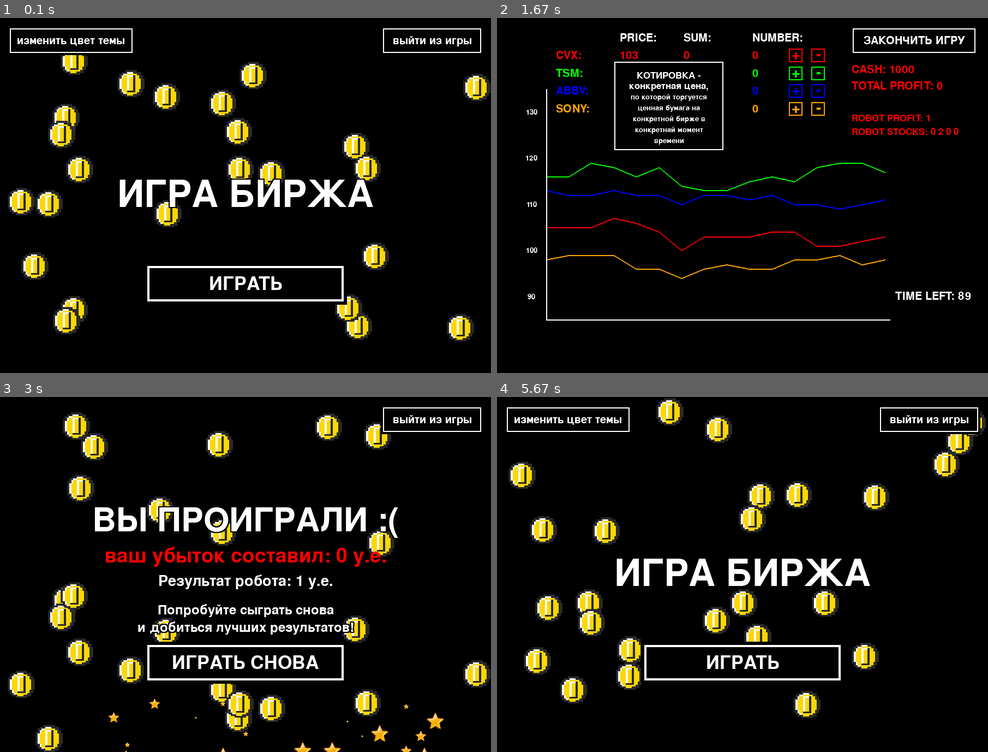
Above: before the commit, frames 1-4 (two rows, left to right).
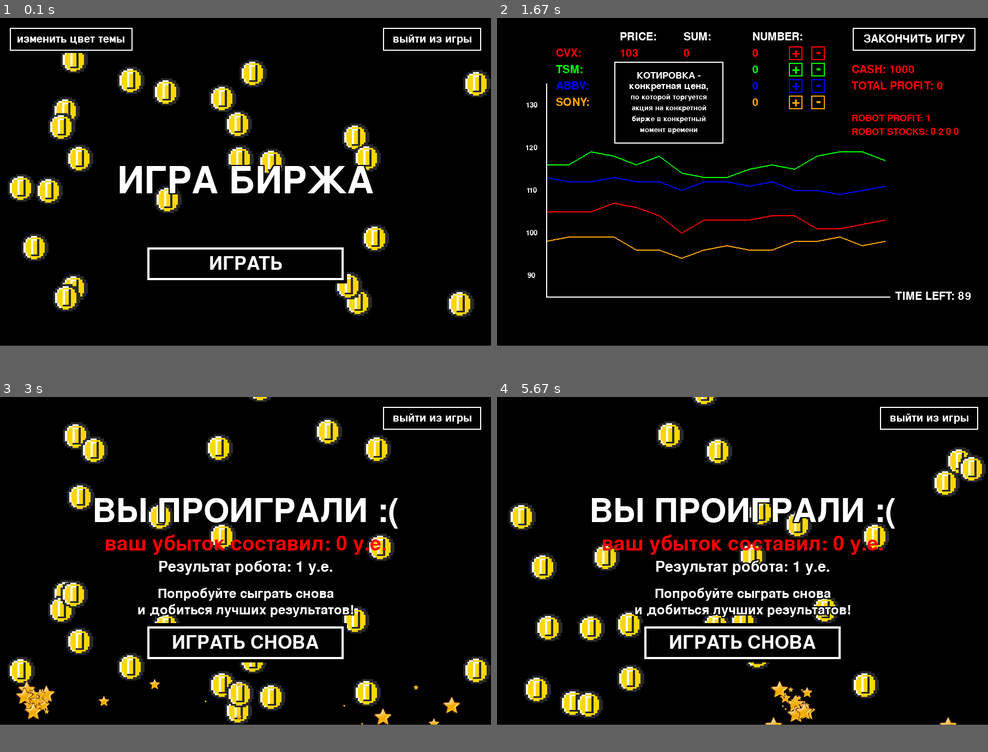
Above: after the commit, the same moments.

Repository: alicevino/project2_PyGame
Game: pygame game, started from main.py
Same seed, same stepped clock (60 frames per second), same inputs: the game is played once before the commit and once after it.
Inputs (mouse positions are in pixels of both pictures, inside the frame that each line leads up to):
- Up to frame 1 (0.1 s): no input
- Up to frame 2 (1.67 s): click "ИГРАТЬ" at 0.38 s; click "ИГРАТЬ" at 0.72 s; click "CVX:" at 1.05 s; click "103" at 1.38 s
- Up to frame 3 (3 s): click "ЗАКОНЧИТЬ ИГРУ" at 1.72 s; press the mouse at (382, 425) at 2.03 s; move the mouse to (245, 510) at 2.13 s; release the mouse at (108, 595) at 2.27 s
- Up to frame 4 (5.67 s): press the mouse at (570, 634) at 3.87 s; move the mouse to (659, 652) at 3.97 s; release the mouse at (747, 666) at 4.1 s; press the mouse at (575, 553) at 4.2 s; move the mouse to (614, 499) at 4.3 s; release the mouse at (649, 446) at 4.43 s; press the mouse at (590, 478) at 4.53 s; move the mouse to (747, 514) at 4.63 s; release the mouse at (899, 553) at 4.77 s
In our replay, the window is 900x650 before the commit and 900x600 after it. These sizes can differ from the game's own. Grey fills any space a smaller window leaves; there, only what the larger window draws over its background counts as a difference.

The runs differ from the first frame. In frame 1, 14% of the frame differs, in the area x 1-100%, y 2-92%; in frame 2, 4.7%; in frame 3, 17%; in frame 4, 21%, in the area x 2-100%, y 0-93%.

Commit message:
robot hints added

Diff:
--- a/game_window.py
+++ b/game_window.py
@@ -130,9 +130,9 @@
                     # Ход робота: простая игра на повышение
                     if not params.ROBOT[c][2] or params.ROBOT[c][2] > cur_price:
                         # если цена падает ниже ROBOT_STOP_LOSS, продаем все
-                        if params.ROBOT_USE_STOP and \
+                        if params.ROBOT_STOP_LOSS and \
                                 params.ROBOT[c][3] - cur_price > \
-                                params.ROBOT[c][3] * params.ROBOT_STOP_LOSS:
+                                params.ROBOT[c][3] * params.ROBOT_STOP_LOSS / 100:
                             params.ROBOT_CUR_CASH += params.ROBOT[c][1] * cur_price
                             params.ROBOT[c][1] = 0
                             params.ROBOT[c][3] = 0
@@ -149,9 +149,9 @@
 
                     elif params.ROBOT[c][2] < cur_price:
                         # если цена растет выше ROBOT_TAKE_PROFIT, продаем все
-                        if params.ROBOT_USE_STOP and \
+                        if params.ROBOT_TAKE_PROFIT and \
                                 cur_price - params.ROBOT[c][3] > \
-                                params.ROBOT[c][3] * params.ROBOT_TAKE_PROFIT:
+                                params.ROBOT[c][3] * params.ROBOT_TAKE_PROFIT / 100:
                             params.ROBOT_CUR_CASH += params.ROBOT[c][1] * cur_price
                             params.ROBOT[c][1] = 0
                             params.ROBOT[c][3] = 0
@@ -256,9 +256,9 @@
                 (100, 80),
                 (230, params.height * 0.14),
                 2)
-            utils.set_text('ТИКЕР - буквенный код,', params.COLOR, 0, 0, 25, (215, 105))
-            utils.set_input_text('биржевого или внебиржевого', (215, 125), 20)
-            utils.set_input_text('инструмента', (215, 145), 20)
+            utils.set_text('ТИКЕР - буквенный код', params.COLOR, 0, 0, 25, (215, 105))
+            utils.set_input_text('биржевого инструмента', (215, 125), 20)
+            utils.set_input_text('(акции)', (215, 145), 20)
 
     # печать контекстных подсказок - котировка
     def show_hint_cot(self):
@@ -270,10 +270,9 @@
             utils.set_text('КОТИРОВКА -', params.COLOR, 0, 0, 25, (315, 105))
             utils.set_text('конкретная цена,', params.COLOR, 0, 0, 25, (315, 125))
             utils.set_input_text('по которой торгуется', (315, 145), 20)
-            utils.set_input_text('ценная бумага на', (315, 165), 20)
-            utils.set_input_text('конкретной бирже в', (315, 185), 20)
-            utils.set_input_text('конкретнай момент', (315, 205), 20)
-            utils.set_input_text('времени', (315, 225), 20)
+            utils.set_input_text('акция на конкретной', (315, 165), 20)
+            utils.set_input_text('бирже в конкретный', (315, 185), 20)
+            utils.set_input_text('момент времени', (315, 205), 20)
 
     # печать времени, оставшегося до конца игры
     def draw_timer(self):
--- a/level_window.py
+++ b/level_window.py
@@ -38,6 +38,10 @@
         self.draw_levels()
         self.set_rules()
         self.show_warning()
+        self.draw_robot()
+        self.change_r_params()
+        self.show_hint_stop_loss()
+        self.show_hint_take_profit()
 
     # правила игры
     def set_rules(self):
@@ -98,3 +102,49 @@
                 pygame.draw.rect(params.screen, params.LEVEL[c][2],
                                  (params.width * 0.23 * i - params.width * 0.05 + 5, params.height * 0.75 + 5, 40 - 5 * 2, 40 - 5 * 2),
                                  0)
+
+    # отрисовка параметров робота
+    def draw_robot(self):
+        # текст
+        utils.set_input_text('параметры робота:', (params.width * 0.2, params.height * 0.86), 35)
+        utils.set_input_text('STOP LOSS:', (params.width * 0.155, params.height * 0.9275), 35)
+        utils.set_input_text(f'{params.ROBOT_STOP_LOSS}%', (params.width * 0.29, params.height * 0.9275), 35)
+        utils.set_input_text('TAKE PROFIT:', (params.width * 0.47, params.height * 0.9275), 35)
+        utils.set_input_text(f'{params.ROBOT_TAKE_PROFIT}%', (params.width * 0.61 + 5, params.height * 0.9275), 35)
+
+    # изменение параметров
+    def change_r_params(self, t=None):
+        if params.RSL:
+            pygame.draw.rect(params.screen, params.COLOR, (params.width * 0.29 - 40, params.height * 0.9275 - 20, 80, 40), 2)
+            if t:
+                if t == '+' and params.ROBOT_STOP_LOSS < 100:
+                    params.ROBOT_STOP_LOSS += 5
+                elif t == '-' and params.ROBOT_STOP_LOSS > 0:
+                    params.ROBOT_STOP_LOSS -= 5
+        if params.RTP:
+            pygame.draw.rect(params.screen, params.COLOR, (params.width * 0.61 - 35, params.height * 0.9275 - 20, 80, 40), 2)
+            if t:
+                if t == '+' and params.ROBOT_TAKE_PROFIT < 100:
+                    params.ROBOT_TAKE_PROFIT += 5
+                elif t == '-' and params.ROBOT_TAKE_PROFIT > 0:
+                    params.ROBOT_TAKE_PROFIT -= 5
+
+    # подсказка R_STOP_LOSS
+    def show_hint_stop_loss(self):
+        if params.HINT_STOP_LOSS:
+            utils.draw_button((params.width * 0.074, params.height * 0.745),
+                              (params.width * 0.075 * 3, params.height * 0.04 * 3.5), 2)
+            utils.set_input_text('указание зафиксировать', (params.width * 0.185, params.height * 0.77), 20)
+            utils.set_input_text('сделку, когда цена', (params.width * 0.185, params.height * 0.8), 20)
+            utils.set_input_text('достигнет определенного', (params.width * 0.185, params.height * 0.83), 20)
+            utils.set_input_text('уровня роста или падения', (params.width * 0.185, params.height * 0.86), 20)
+
+    # подсказка R_TAKE_PROFIT
+    def show_hint_take_profit(self):
+        if params.HINT_TAKE_PROFIT:
+            utils.draw_button((params.width * 0.365, params.height * 0.745),
+                              (params.width * 0.075 * 3, params.height * 0.04 * 3.5), 2)
+            utils.set_input_text('указание зафиксировать', (params.width * 0.475, params.height * 0.77), 20)
+            utils.set_input_text('прибыль, когда цена', (params.width * 0.475, params.height * 0.8), 20)
+            utils.set_input_text('достигнет определенного', (params.width * 0.475, params.height * 0.83), 20)
+            utils.set_input_text('уровня роста или падения', (params.width * 0.475, params.height * 0.86), 20)
--- a/main.py
+++ b/main.py
@@ -9,7 +9,7 @@
 
 # Инициализация библиотеки
 pygame.init()
-size = params.width, params.height = 900, 650
+size = params.width, params.height = 900, 600
 params.screen = pygame.display.set_mode(size)
 pygame.display.set_caption('Игра БИРЖА')
 
@@ -48,6 +48,49 @@
                     and params.height * 0.75 <= event.pos[1] < params.height * 0.75 + 40):
                 if params.WINDOW == 'level':
                     window.choose_level(event.pos)
+
+        # change_r_params()
+        if event.type == pygame.MOUSEBUTTONUP and event.button == pygame.BUTTON_LEFT:
+            if params.WINDOW == 'level':
+                if (params.width * 0.29 - 40 <= event.pos[0] <= params.width * 0.29 + 40
+                        and params.height * 0.9275 - 20 <= event.pos[1] < params.height * 0.9275 + 20):
+                    params.RSL = True
+                    params.RTP = False
+                if (params.width * 0.61 - 35 <= event.pos[0] <= params.width * 0.61 + 45
+                        and params.height * 0.9275 - 20 <= event.pos[1] < params.height * 0.9275 + 20):
+                    params.RTP = True
+                    params.RSL = False
+                if not (params.width * 0.29 - 40 <= event.pos[0] <= params.width * 0.29 + 40
+                        and params.height * 0.9275 - 20 <= event.pos[1] < params.height * 0.9275 + 20)\
+                        and not (params.width * 0.61 - 35 <= event.pos[0] <= params.width * 0.61 + 45
+                        and params.height * 0.9275 - 20 <= event.pos[1] < params.height * 0.9275 + 20):
+                    params.RSL = params.RTP = False
+        if params.WINDOW == 'level' and (params.RSL or params.RTP):
+            if event.type == pygame.KEYUP:
+                if event.key == pygame.K_UP:
+                    window.change_r_params('+')
+                if event.key == pygame.K_DOWN:
+                    window.change_r_params('-')
+
+        # show_hint_stop_loss()
+        if event.type == pygame.MOUSEMOTION:
+            if params.WINDOW == 'level':
+                if params.width * 0.074 <= event.pos[0] <= params.width * 0.074 + params.width * 0.075 * 3 \
+                        and params.height * 0.745 - 5 + params.height * 0.04 * 3.5 <= event.pos[1] \
+                        <= params.height * 0.745 + params.height * 0.04 * 3.5 + 30:
+                    params.HINT_STOP_LOSS = True
+                else:
+                    params.HINT_STOP_LOSS = False
+
+        # show_hint_take_profit()
+        if event.type == pygame.MOUSEMOTION:
+            if params.WINDOW == 'level':
+                if params.width * 0.365 <= event.pos[0] <= params.width * 0.365 + params.width * 0.075 * 3 \
+                        and params.height * 0.745 - 5 + params.height * 0.04 * 3.5 <= event.pos[1] \
+                        <= params.height * 0.745 + params.height * 0.04 * 3.5 + 30:
+                    params.HINT_TAKE_PROFIT = True
+                else:
+                    params.HINT_TAKE_PROFIT = False
 
         # переход from start to level
         if event.type == pygame.MOUSEBUTTONUP and event.button == pygame.BUTTON_LEFT:
--- a/params.py
+++ b/params.py
@@ -19,6 +19,8 @@
 HINT_PROF = False
 HINT_TICK = False
 HINT_COT = False
+HINT_STOP_LOSS = False
+HINT_TAKE_PROFIT = False
 
 # Параметры игрока
 INITIAL_CASH = 1_000
@@ -40,9 +42,10 @@
     'SONY': [True, 0, 0, 0],
 }
 ROBOT_CUR_CASH = INITIAL_CASH
-ROBOT_USE_STOP = True
-ROBOT_STOP_LOSS = 0.1
-ROBOT_TAKE_PROFIT = 0.1
+ROBOT_STOP_LOSS = 10
+RSL = False
+ROBOT_TAKE_PROFIT = 10
+RTP = False
 robot_profit = 0
 
 CUR_PRICE = 0
